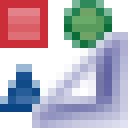
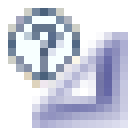
Comparing the layer stacks of the two 128px x 128px images. Changes:
added layer "help" above "proposals - other" over [left=8, top=8, right=80, bottom=88]
hid "proposals - other" over [left=0, top=0, right=112, bottom=112]
